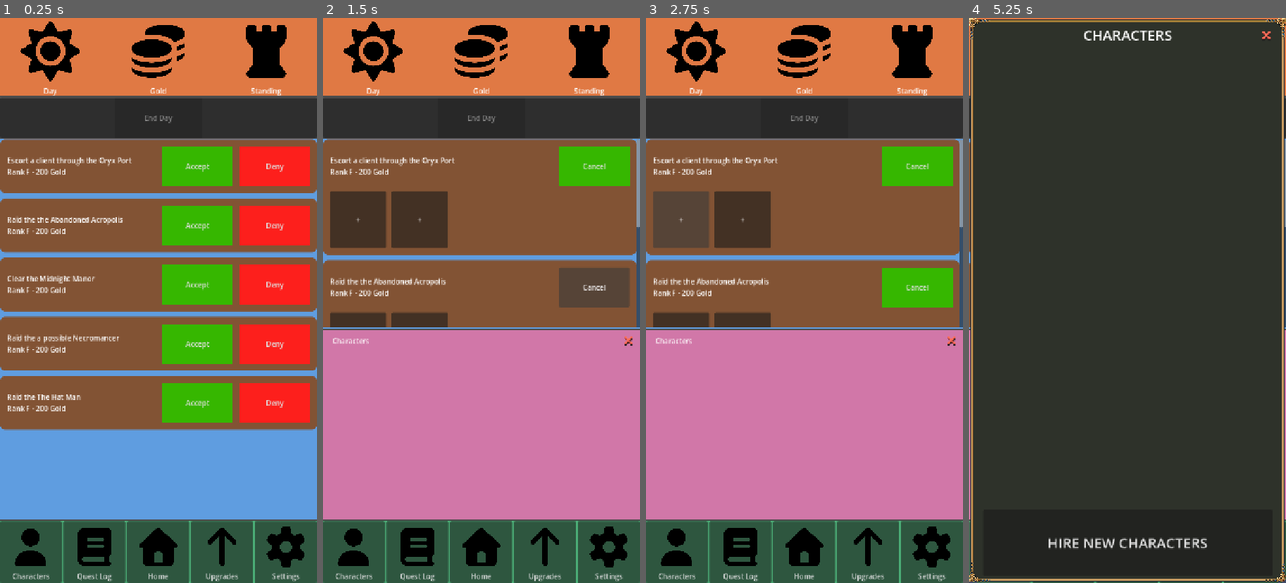
Above: before the commit, frames 1-4 (left to right).
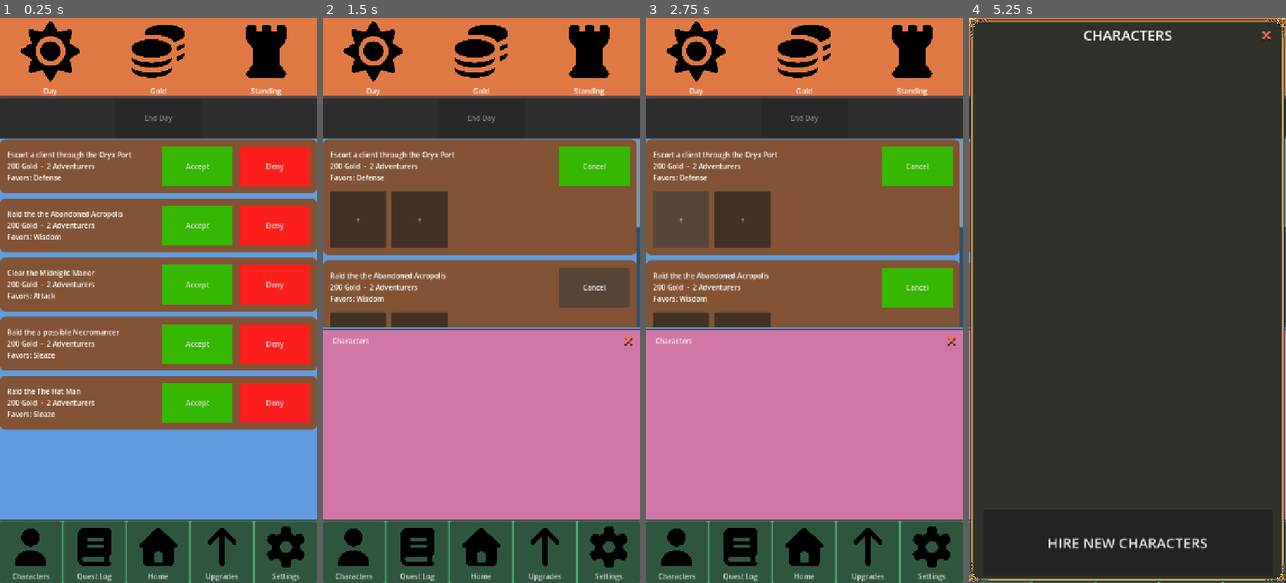
Above: after the commit, the same moments.

Repository: ActuallySanta/Fantasy-Guild-Manager
Game: Godot game, scene res://Scenes/UI/home_ui_prototype.tscn
Two runs of this game, one before a commit and one after it. Both use one fixed random seed, a clock stepped at 60 frames per second and the inputs below. The engine's default icon, where the game draws it, is replaced by a stand-in: a white triangle on a blue panel in a dark square.
Inputs:
- Up to frame 1 (0.25 s): no input
- Up to frame 2 (1.5 s): click "Accept" at 0.5 s; click "Accept" at 1.25 s
- Up to frame 3 (2.75 s): click "+" at 2 s
- Up to frame 4 (5.25 s): click "+" at 2.75 s; click "+" at 3.5 s; click "Deny" at 4.25 s; click "Characters" at 5 s

The runs differ from the first frame. In frame 1, 4.2% of the frame differs, in the area x 2-42%, y 23-71%; in frame 2, 1.8%; in frame 3, 1.8%; in frame 4, nothing differs.

Commit message:
changed the generated quests to fit jacobs new changes

Diff:
--- a/Scripts/UI/day_bar.gd
+++ b/Scripts/UI/day_bar.gd
@@ -6,9 +6,11 @@
 @export var quest_list: QuestList
 @export var day_summary: DaySummary
 
-# Chance (0-100) passed to generateResults(). Placeholder until the
-# quest system works it out from the party's stats.
-@export var success_chance: float = 80.0
+# calcSuccessChance() returns a fraction (0.85 = 85%), but
+# generateResults() compares against 0-100, so I will convert it here
+static func _get_success_chance(quest: CreatedQuest, party: Array[GuildCharacter]) -> float:
+	return quest.calcSuccessChance(party) * 100.0
+
 @onready var _end_day_button: Button = %EndDayButton
 
 # true after end day is pressed
@@ -48,10 +50,12 @@
 
 		# generateResults() wants typed Array[GuildCharacter]
 		# so copy the plain party Array into one.
+		# without this every quest would fail
 		var typed_party: Array[GuildCharacter] = []
 		typed_party.assign(party)
 
-		var story: String = card.quest.generateResults(typed_party, success_chance)
+		var chance := _get_success_chance(card.quest, typed_party)
+		var story: String = card.quest.generateResults(typed_party, chance)
 
 		results.append({
 			"quest": card.quest,
--- a/Scripts/UI/quest_card.gd
+++ b/Scripts/UI/quest_card.gd
@@ -78,8 +78,15 @@
 
 # smaller info line under title for rank and rewards
 static func get_details(q) -> String:
-	var rank = CreatedQuest.QuestDifficulty.find_key(q.difficulty)
-	return "Rank %s - %d Gold" % [rank, q.goldReward]
+	# Once difficulty is added ill add the rank in:
+	# var rank = CreatedQuest.QuestDifficulty.find_key(q.difficulty)
+
+	var stat = CreatedQuest.FavoredStat.find_key(q.favStat)
+
+	var count := get_slot_count(q)
+	var adventurers := "1 Adventurer" if count == 1 else "%d Adventurers" % count
+
+	return "%d Gold  -  %s\nFavors: %s" % [q.goldReward, adventurers, stat]
 
 # How many character slots each quests needs, currently
 # no party size value but if its added later
--- a/Scripts/UI/summary_entry.gd
+++ b/Scripts/UI/summary_entry.gd
@@ -26,7 +26,10 @@
 
 	# Party: the names of everyone who went on quest
 	var names: Array = result["party"].map(func(c): return CharacterButton.get_display_name(c))
-	_party_label.text = "Party: " + ", ".join(PackedStringArray(names))
+	var party_text := "Party: " + ", ".join(PackedStringArray(names))
+	if result.has("chance"):
+		party_text += " (%d%% sucess chance)" % roundi(result["chance"])
+	_party_label.text = party_text
 
 	# The full story of what happened on the quest.
 	_story_label.text = result["story"]
